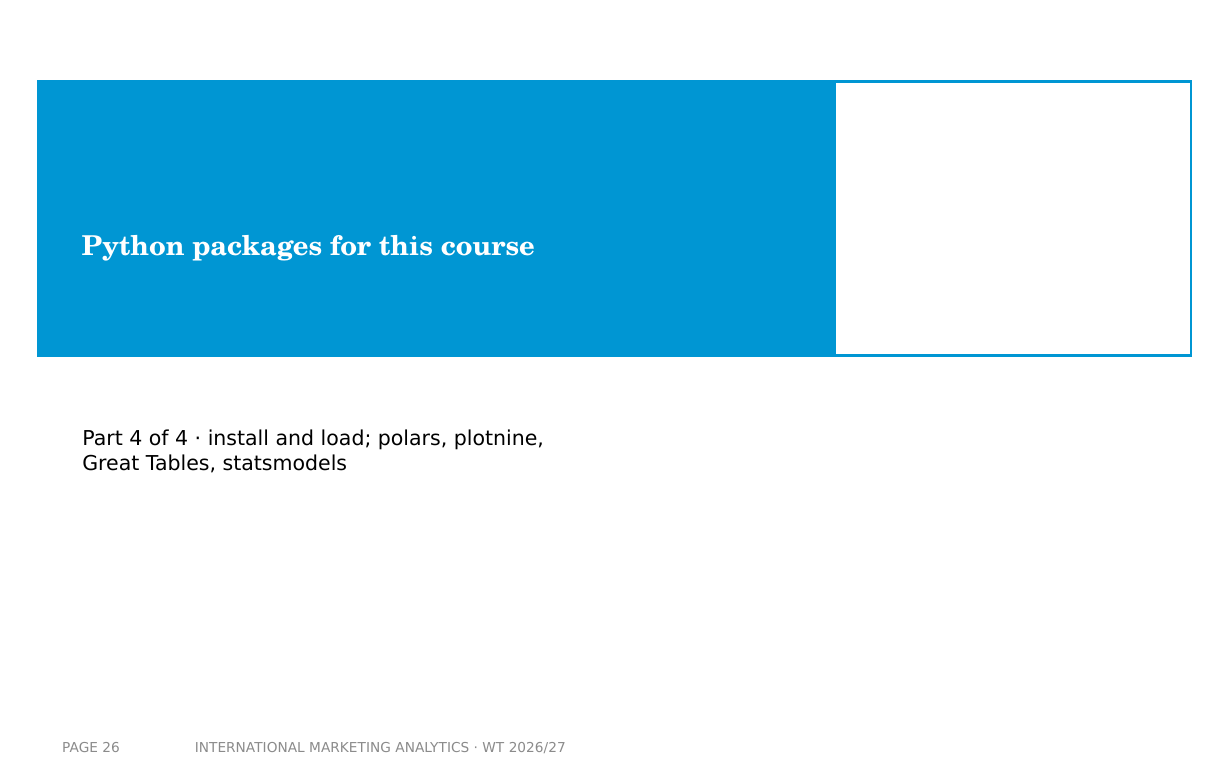
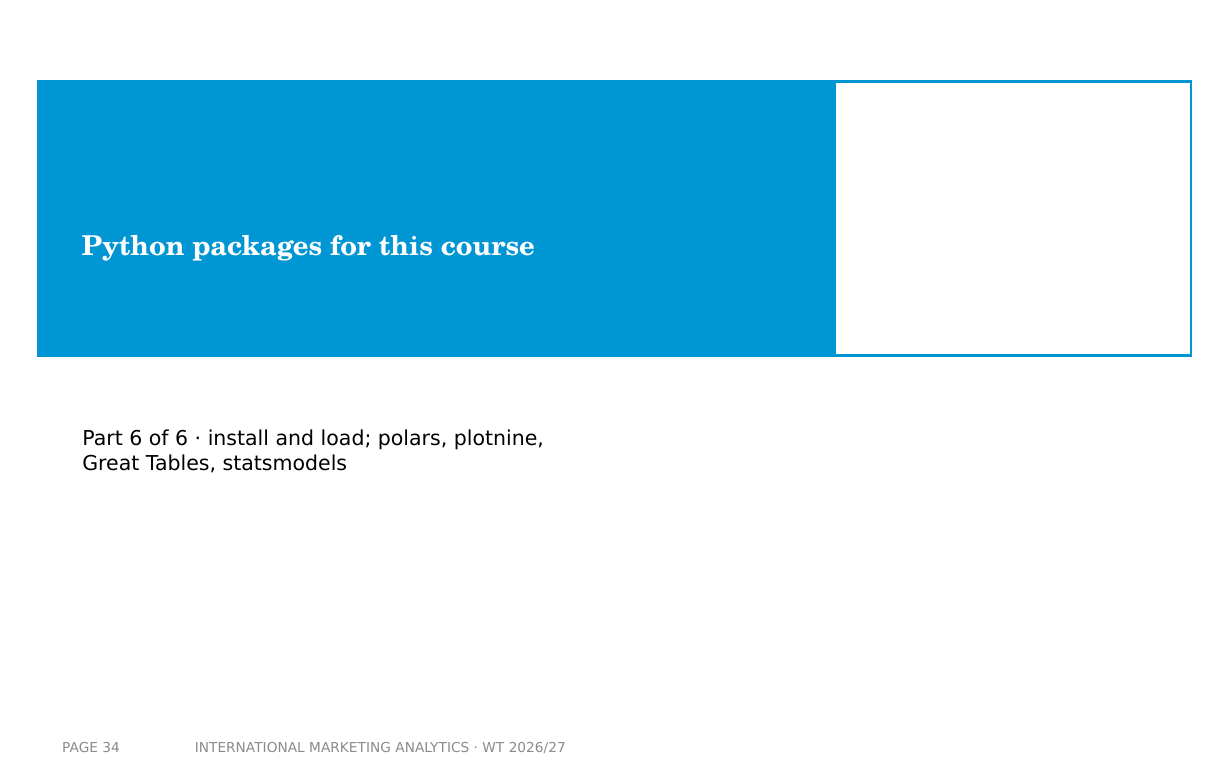
Before and after one commit to arnefloh-wu/International-Marketing-Analytics, a slide deck: slide 34 of slides/01a_setup-and-registration_WT26-27.pptx (slide 26 before the commit). Drawn at 1232x770 pixels with LibreOffice and Linux fonts; fonts in the diff are those of the drawing; background and template pictures are left out. Boxes give left, top, right and bottom in pixels: in the first picture for what was removed or moved away, otherwise in the second. Text is boxed around its words. In the diff, an @@ line names an element or a change of style, - is before the commit and + after.

```diff
--- a/slides/01a_setup-and-registration_WT26-27.pptx
+++ b/slides/01a_setup-and-registration_WT26-27.pptx
@@ text at (x1=82, y1=429, x2=544, y2=473): text changed @@
-Part 4 of 4 · install and load; polars, plotnine, Great Tables, statsmodels
+Part 6 of 6 · install and load; polars, plotnine, Great Tables, statsmodels
@@ page number at (x1=62, y1=742, x2=119, y2=752): text changed @@
-PAGE 26
+PAGE 34
```
Also in this commit, not shown: 6 other slides changed, 9 slides added, 1 slide removed, 12 other files.
